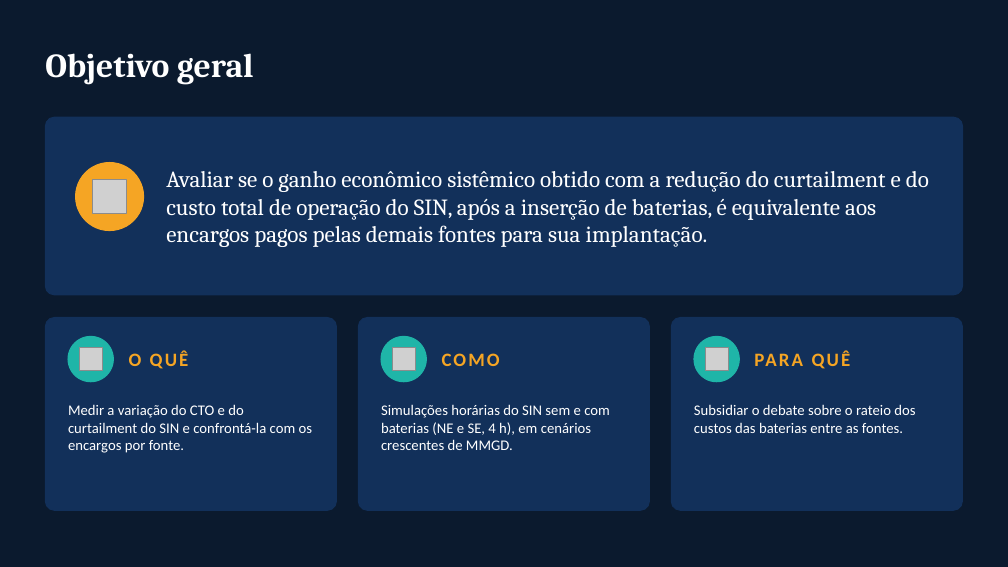
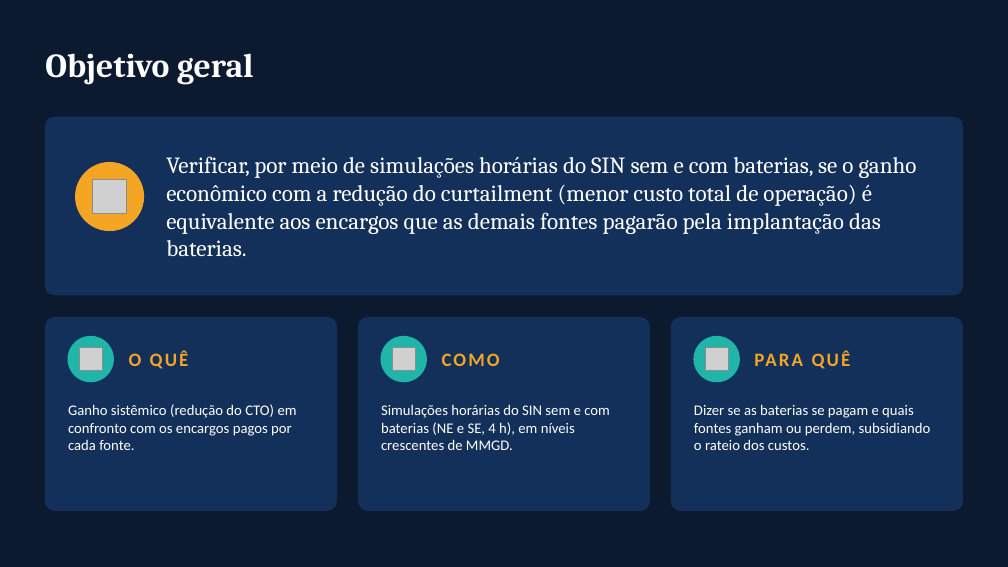
Before and after one commit to RonaldoSouza74/Instituto-de-Economia, a slide deck: slide 6 of Baterias_SIN_Economia_Setor_Eletrico_I.pptx. Drawn at 1008x567 pixels with LibreOffice and Linux fonts; fonts in the diff are those of the drawing; grey boxes stand for pictures. Boxes give left, top, right and bottom in pixels: in the first picture for what was removed or moved away, otherwise in the second. Text is boxed around its words. In the diff, an @@ line names an element or a change of style, - is before the commit and + after.

```diff
--- a/Baterias_SIN_Economia_Setor_Eletrico_I.pptx
+++ b/Baterias_SIN_Economia_Setor_Eletrico_I.pptx
@@ text at (166,156,917,257): text changed @@
-Avaliar se o ganho econômico sistêmico obtido com a redução do curtailment e do custo total de operação do SIN, após a inserção de baterias, é equivalente aos encargos pagos pelas demais fontes para sua implantação.
+Verificar, por meio de simulações horárias do SIN sem e com baterias, se o ganho econômico com a redução do curtailment (menor custo total de operação) é equivalente aos encargos que as demais fontes pagarão pela implantação das baterias.
@@ text at (68,404,297,450): text changed @@
-Medir a variação do CTO e do curtailment do SIN e confrontá-la com os encargos por fonte.
+Ganho sistêmico (redução do CTO) em confronto com os encargos pagos por cada fonte.
@@ text at (381,404,610,450): text changed @@
-Simulações horárias do SIN sem e com baterias (NE e SE, 4 h), em cenários crescentes de MMGD.
+Simulações horárias do SIN sem e com baterias (NE e SE, 4 h), em níveis crescentes de MMGD.
@@ text at (694,404,931,450): text changed @@
-Subsidiar o debate sobre o rateio dos custos das baterias entre as fontes.
+Dizer se as baterias se pagam e quais fontes ganham ou perdem, subsidiando o rateio dos custos.
```
Also in this commit, not shown: 2 other slides changed.
